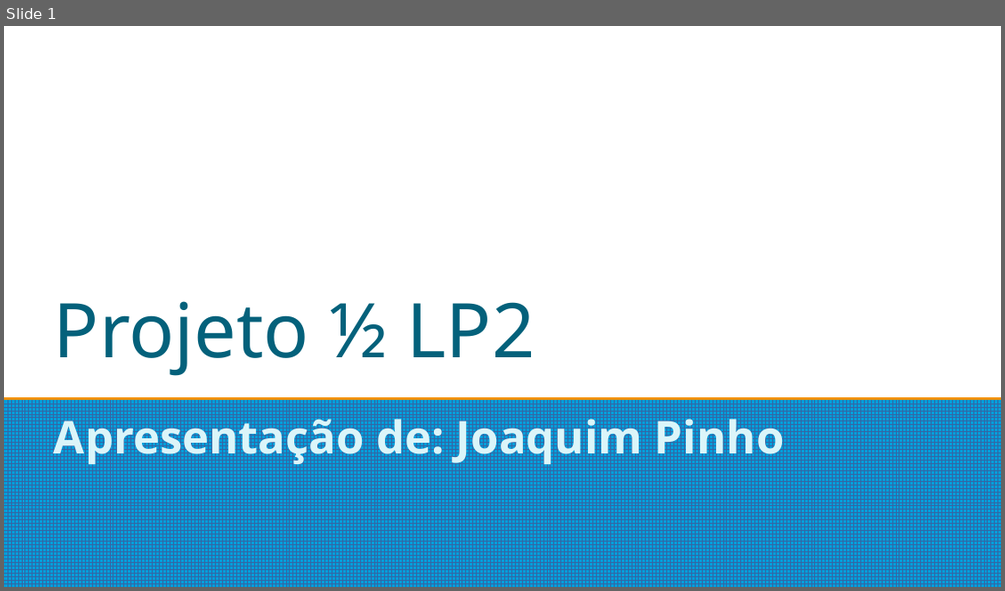
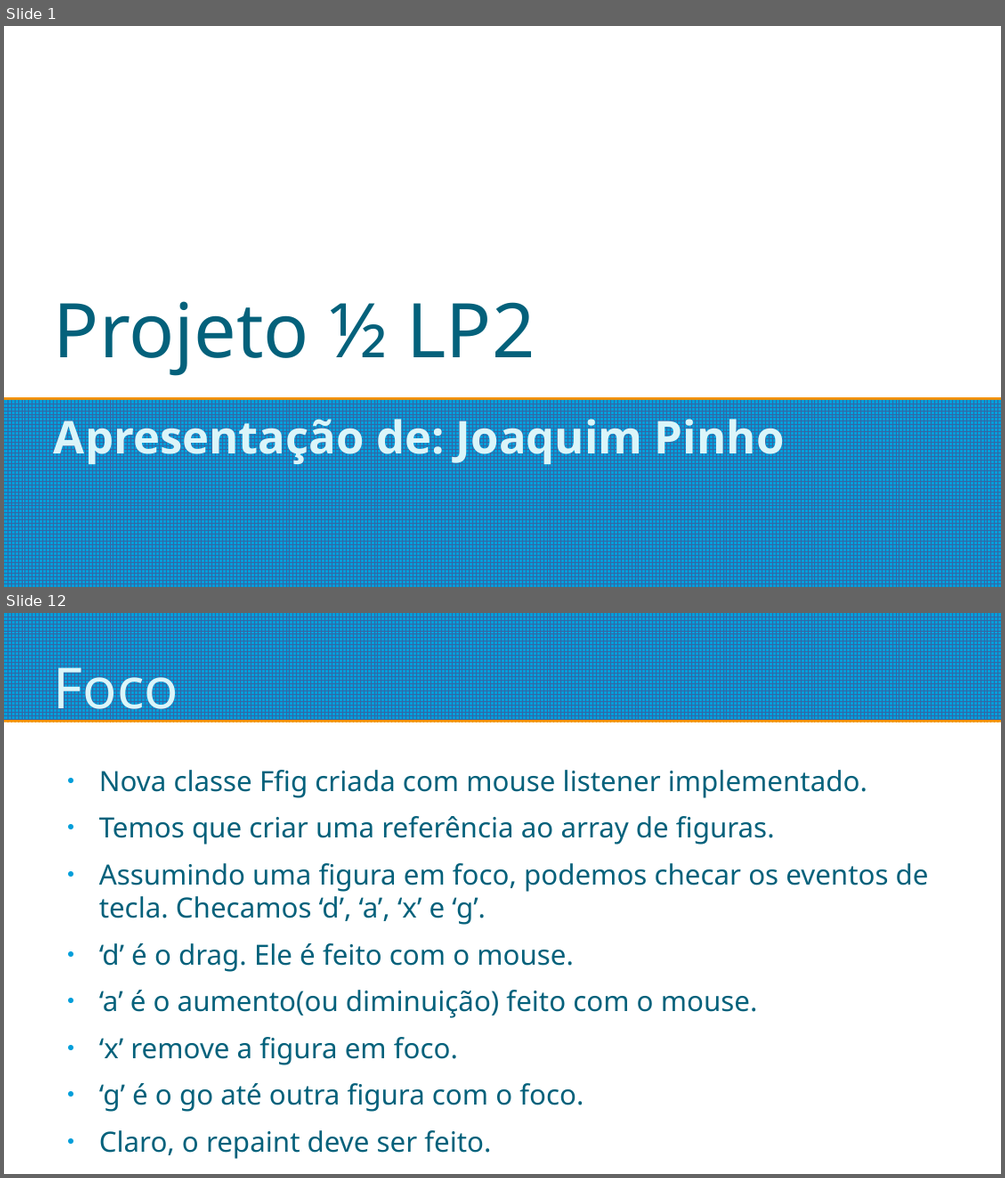
Before and after one commit to Joaquim-Pinho/LP2, a slide deck: Projeto1de2/SlideProjeto1de2.odp. Shown one above the other, each under a label of ours: slide 1 before the commit, slides 1 and 12 after it; the slides between them are not shown. The pictures are 1005x591 and 1005x1178 pixels, drawn with LibreOffice and Linux fonts; fonts in the diff are those of the drawing. Boxes give left, top, right and bottom in pixels: in the first picture for what was removed or moved away, otherwise in the second. Text is boxed around its words. In the diff, an @@ line names an element or a change of style, - is before the commit and + after.

```diff
--- a/Projeto1de2/SlideProjeto1de2.odp
+++ b/Projeto1de2/SlideProjeto1de2.odp
@@ slide 12 added at [4, 613, 1001, 1174], background #FFFFFF @@
@@ rectangle added at [4, 613, 1001, 720], fill pattern #3465A4 on #009EDA @@
@@ title added at [54, 655, 178, 723], 45 pt, text #DBF5F9 @@
+Foco
@@ text added at [99, 770, 929, 1159], 22.2 pt, text #04617B @@
+● Nova classe Ffig criada com mouse listener implementado.
+● Temos que criar uma referência ao array de figuras.
+● Assumindo uma figura em foco, podemos checar os eventos de tecla. Checamos ‘d’, ‘a’, ‘x’ e ‘g’.
+● ‘d’ é o drag. Ele é feito com o mouse.
+● ‘a’ é o aumento(ou diminuição) feito com o mouse.
+● ‘x’ remove a figura em foco.
+● ‘g’ é o go até outra figura com o foco.
+● Claro, o repaint deve ser feito.
```
Also in this commit, not shown: 14 other slides added, 3 slides removed, 14 other files.
